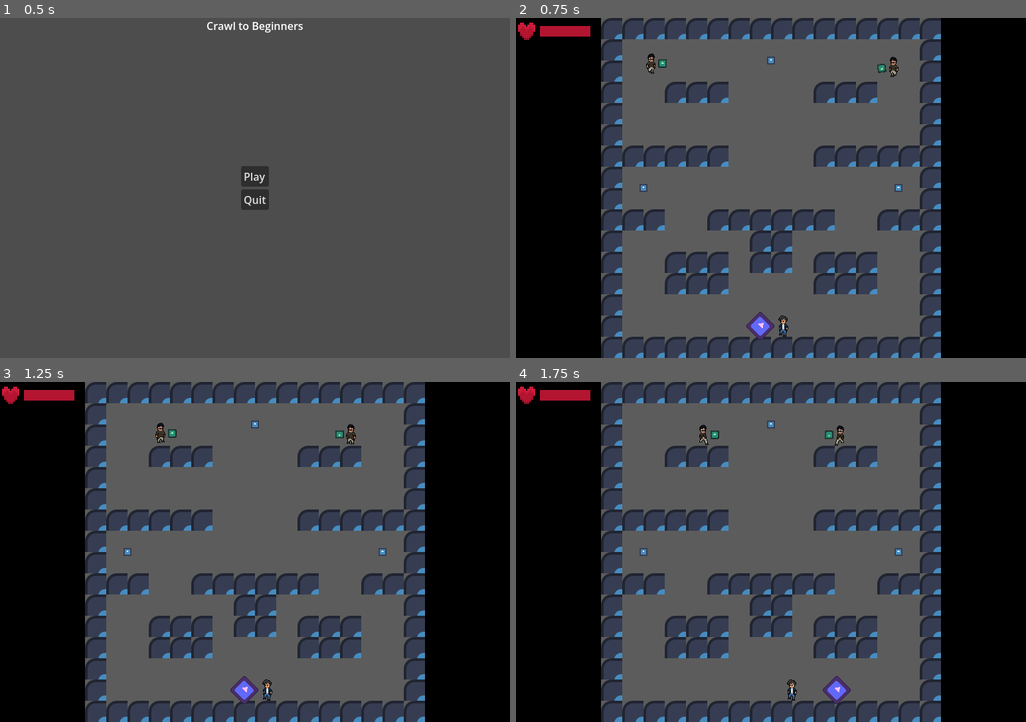
Above: before the commit, frames 1-4 (two rows, left to right).
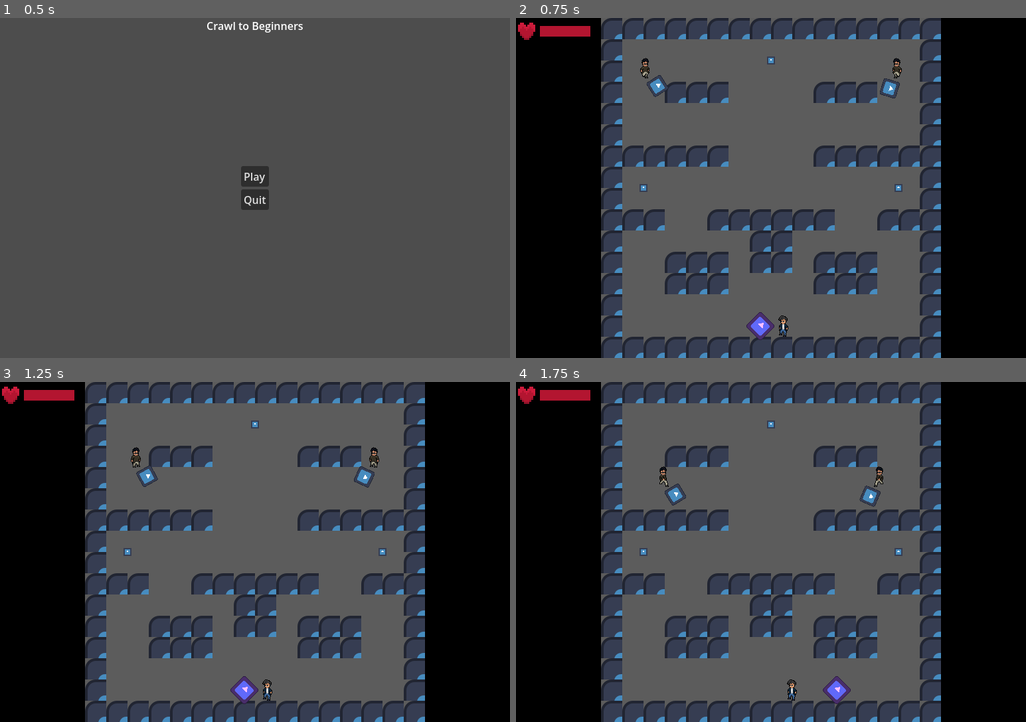
Above: after the commit, the same moments.

Repository: CrankyCranton/crawl-to-beginners
Game: Godot game, scene res://menus/main_menu.tscn
The game is run twice, just before and just after one commit, with the same random seed, the same clock (stepped at 60 frames per second) and the same inputs. The engine's default icon, where the game draws it, is replaced by a stand-in: a white triangle on a blue panel in a dark square.
Inputs (mouse positions are in pixels of both pictures, inside the frame that each line leads up to):
- Up to frame 1 (0.5 s): no input
- Up to frame 2 (0.75 s): click "Play" at 0.5 s
- Up to frame 3 (1.25 s): no input
- Up to frame 4 (1.75 s): move the mouse to (883, 535) at 1.27 s; hold Right (right) from 1.28 s (still down); hold Right mouse button (possess) from 1.28 s (still down)

Frame 1 is identical in both runs. In frame 2, 0.6% of the frame differs, in the area x 24-76%, y 10-24%; in frame 3, 0.7%, in the area x 25-75%, y 11-32%; in frame 4, 0.7%.

Commit message:
Fix hero pathfinding (I think)

Diff:
--- a/game/combat_collision/hurt_box/fists/fists.tscn
+++ b/game/combat_collision/hurt_box/fists/fists.tscn
@@ -24,6 +24,7 @@
 
 [sub_resource type="Animation" id="Animation_aseoe"]
 resource_name = "punch"
+step = 0.1
 tracks/0/type = "value"
 tracks/0/imported = false
 tracks/0/enabled = true
@@ -31,7 +32,7 @@
 tracks/0/interp = 1
 tracks/0/loop_wrap = true
 tracks/0/keys = {
-"times": PackedFloat32Array(0.3, 0.4),
+"times": PackedFloat32Array(0.2, 0.3),
 "transitions": PackedFloat32Array(1, 1),
 "update": 1,
 "values": [false, true]
--- a/game/enemy/shot_gun_enemy/shot_gun_enemy.gd
+++ b/game/enemy/shot_gun_enemy/shot_gun_enemy.gd
@@ -7,9 +7,11 @@
 
 	var target: Enemy = null
 	for enemy: Enemy in get_tree().get_nodes_in_group(&"enemies"):
-		if enemy != self and (target == null or enemy.global_position.distance_squared_to(
+		if enemy is ShotGunEnemy:
+			continue
+		if target == null or enemy.global_position.distance_squared_to(
 				self.global_position) < target.global_position.distance_squared_to(
-				self.global_position)):
+				self.global_position):
 			target = enemy
 
 	if target == null:
--- a/game/game.gd
+++ b/game/game.gd
@@ -30,6 +30,7 @@
 @onready var fps: Label = %FPS
 @onready var health_bar: ProgressBar = %HealthBar
 @onready var health_bar_tween: ProgressBar = %HealthBarTween
+@onready var health_bar_hud: HBoxContainer = %HealthBarHUD
 
 
 func _ready() -> void:
@@ -139,6 +140,8 @@
 	health_bar.value = health
 	var tween_value: float = remap(health_bar.value, health_bar.min_value, health_bar.max_value,
 			health_bar_tween.min_value, health_bar_tween.max_value)
-	health_bar_tween.create_tween().set_pause_mode(Tween.TWEEN_PAUSE_PROCESS
-				).tween_property(health_bar_tween, ^"value", tween_value, 0.75
-				).set_ease(Tween.EASE_IN).set_trans(Tween.TRANS_CIRC)
+	var tween: Tween = create_tween().set_pause_mode(Tween.TWEEN_PAUSE_PROCESS
+			).set_ease(Tween.EASE_IN).set_trans(Tween.TRANS_CIRC).set_parallel()
+	tween.tween_property(health_bar_tween, ^"value", tween_value, 0.75)
+	health_bar_hud.modulate = Color.LIGHT_BLUE * 2.0
+	tween.tween_property(health_bar_hud, ^"modulate", Color.WHITE, 0.75)
--- a/game/game.tscn
+++ b/game/game.tscn
@@ -60,18 +60,19 @@
 grow_vertical = 2
 color = Color(0, 0, 0, 1)
 
-[node name="HBoxContainer" type="HBoxContainer" parent="HUD/BarLeft" unique_id=98675420]
+[node name="HealthBarHUD" type="HBoxContainer" parent="HUD/BarLeft" unique_id=98675420]
+unique_name_in_owner = true
 layout_mode = 0
 offset_right = 112.0
 offset_bottom = 40.0
 
-[node name="Icon" type="TextureRect" parent="HUD/BarLeft/HBoxContainer" unique_id=360189235]
+[node name="Icon" type="TextureRect" parent="HUD/BarLeft/HealthBarHUD" unique_id=360189235]
 custom_minimum_size = Vector2(32, 32)
 layout_mode = 2
 texture = SubResource("AtlasTexture_dakft")
 stretch_mode = 5
 
-[node name="HealthBar" type="ProgressBar" parent="HUD/BarLeft/HBoxContainer" unique_id=274431851]
+[node name="HealthBar" type="ProgressBar" parent="HUD/BarLeft/HealthBarHUD" unique_id=274431851]
 unique_name_in_owner = true
 custom_minimum_size = Vector2(0, 16)
 layout_mode = 2
@@ -83,7 +84,7 @@
 value = 5.0
 show_percentage = false
 
-[node name="HealthBarTween" type="ProgressBar" parent="HUD/BarLeft/HBoxContainer/HealthBar" unique_id=139407289]
+[node name="HealthBarTween" type="ProgressBar" parent="HUD/BarLeft/HealthBarHUD/HealthBar" unique_id=139407289]
 unique_name_in_owner = true
 show_behind_parent = true
 custom_minimum_size = Vector2(0, 16)
--- a/game/gun/shot_gun/shot/shot.gd
+++ b/game/gun/shot_gun/shot/shot.gd
@@ -8,9 +8,9 @@
 	if is_colliding():
 		get_collider(0).take_damage(-1)
 		print(get_collider(0).get_parent())
-	get_tree().paused = true
-	var freeze_frames: int = 10
-	for i: int in freeze_frames:
-		await get_tree().physics_frame
-	get_tree().paused = false
+	#get_tree().paused = true
+	#var freeze_frames: int = 10
+	#for i: int in freeze_frames:
+		#await get_tree().physics_frame
+	#get_tree().paused = false
 	queue_free()
--- a/game/hero/hero.gd
+++ b/game/hero/hero.gd
@@ -10,6 +10,7 @@
 const PATH_DESIRED_DISTANCE: float = pow(8.0, 2.0)
 const HEAT_SWITCH_MARGIN: float = 0.1
 const DISTANCE_PREFERENCE: float = 0.001
+const PANIC_DISTANCE_PREF: float = 0.0
 
 enum State {
 	NORMAL,
@@ -34,6 +35,9 @@
 		health_set.emit(health)
 		if health <= 0:
 			die()
+var speed: float:
+	get:
+		return PANIC_SPEED if state == State.PANIC else SPEED
 
 @onready var nav_agent: NavigationAgent2D = $NavigationAgent
 @onready var target_pos := Vector2()
@@ -49,19 +53,21 @@
 
 func _ready() -> void:
 	nav_agent.max_speed = SPEED / DODGE_INFLUENCE
-	for i: int in 2:
-		await get_tree().process_frame # Wait for the navigation to load.
-	target_pos = get_random_point()
+	#for i: int in 3:
+		#await get_tree().process_frame # Wait for the navigation to load.
+	#target_pos = get_random_point()
 
 
 func _physics_process(_delta: float) -> void:
 	match state:
-		State.NORMAL:
+		State.NORMAL:#, State.PANIC:
 			for y: int in range(astar.region.position.y, astar.region.end.y):
 				for x: int in range(astar.region.position.x, astar.region.end.x):
 					var cell := Vector2i(x, y)
+					var heat_switch_margin: float = (0.0 if state == State.PANIC
+							else HEAT_SWITCH_MARGIN)
 					if target_cell == Vector2i.MAX or (get_cell_weight(target_cell)
-							- get_cell_weight(cell)) > HEAT_SWITCH_MARGIN:
+							- get_cell_weight(cell)) > heat_switch_margin or (state == State.PANIC and room.get_cell_id(global_position) == target_cell):
 						target_cell = cell
 
 			path = astar.get_point_path(room.get_cell_id(global_position), target_cell)
@@ -70,7 +76,7 @@
 
 			if path.size() > 0:
 				var local_pos: Vector2 = room.to_local(global_position)
-				velocity = local_pos.direction_to(path[0]) * SPEED
+				velocity = local_pos.direction_to(path[0]) * speed
 				if local_pos.distance_squared_to(path[0]) <= PATH_DESIRED_DISTANCE:
 					path.remove_at(0)
 			else:
@@ -116,7 +122,9 @@
 	for i: int in range(1, test_path.size()):
 		dist += test_path[i - 1].distance_to(test_path[i])
 
-	return astar.get_point_weight_scale(cell) * (1.0 + dist * DISTANCE_PREFERENCE)
+	var distance_preference: float = (PANIC_DISTANCE_PREF if state == State.PANIC
+			else DISTANCE_PREFERENCE)
+	return astar.get_point_weight_scale(cell) * (1.0 + dist * distance_preference)
 
 
 func die() -> void:
@@ -141,6 +149,7 @@
 	health -= damage
 	if damage > 0 and state != State.POSSESSED:
 		state = State.PANIC
+		target_pos = get_random_point()
 		path = []
 		target_cell = Vector2i.MAX
 		panic_timer.start()
